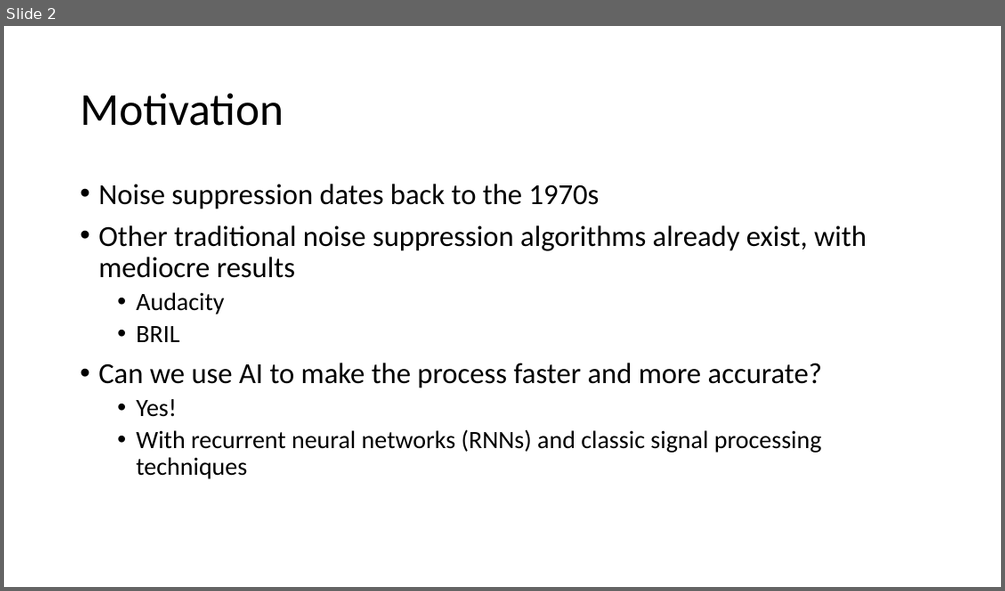
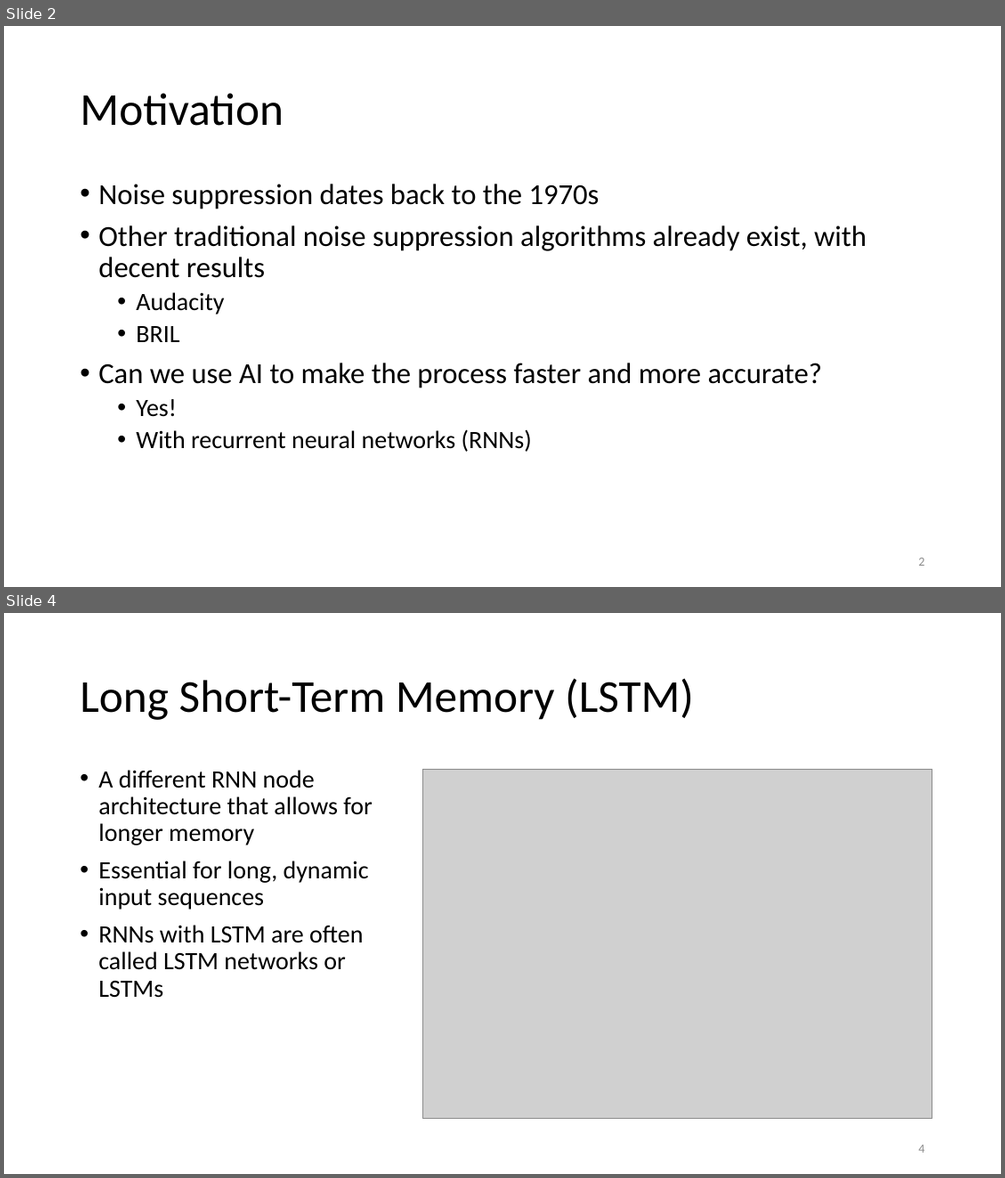
Before and after one commit to mt3443/eecs649_advanced_topic, a slide deck: presentation.pptx. Shown one above the other, each under a label of ours: slide 2 before the commit, slides 2 and 4 after it; the slides between them are not shown. The pictures are 1005x591 and 1005x1178 pixels, drawn with LibreOffice and Linux fonts; fonts in the diff are those of the drawing; grey boxes stand for pictures. Boxes give left, top, right and bottom in pixels: in the first picture for what was removed or moved away, otherwise in the second. Text is boxed around its words. In the diff, an @@ line names an element or a change of style, - is before the commit and + after.

Commit message:
Added more information about RNN and LSTM

```diff
--- a/presentation.pptx
+++ b/presentation.pptx
@@ slide 4 added at (4, 613, 1001, 1174), background #FFFFFF @@
@@ title added at (80, 678, 694, 720), 44 pt, text #000000 @@
+Long Short-Term Memory (LSTM)
@@ text added at (98, 770, 372, 997), 24 pt, text #000000 @@
+• A different RNN node architecture that allows for longer memory
+• Essential for long, dynamic input sequences
+• RNNs with LSTM are often called LSTM networks or LSTMs
@@ picture added at (423, 769, 933, 1118) @@
@@ page number added at (918, 1144, 924, 1152), 12 pt, text #8C8C8C @@
+4
@@ slide 2 changed as well @@
@@ text at (98, 225, 866, 278): text changed @@
-• Other traditional noise suppression algorithms already exist, with mediocre results
+• Other traditional noise suppression algorithms already exist, with decent results
@@ text at (136, 429, 532, 451): text changed @@
-  • With recurrent neural networks (RNNs) and classic signal processing techniques
+  • With recurrent neural networks (RNNs)
@@ page number added at (918, 557, 924, 565), 12 pt, text #8C8C8C @@
+2
```
Also in this commit, not shown: 7 other slides changed, 1 other slide added.
